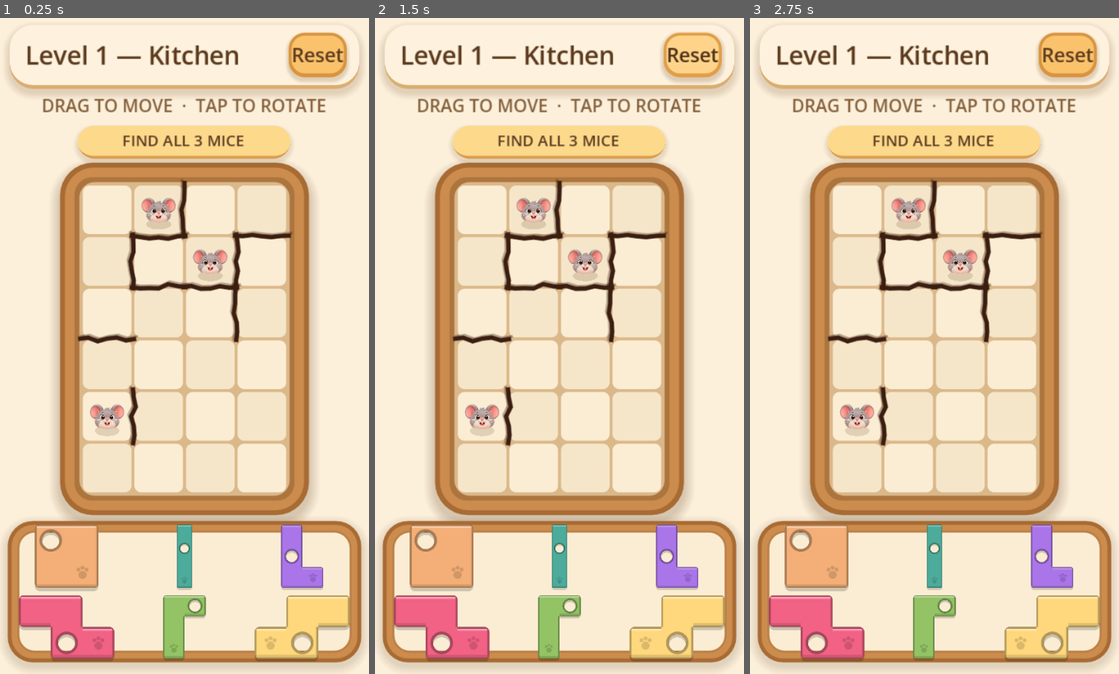
Above: before the commit, frames 1-3 (left to right).
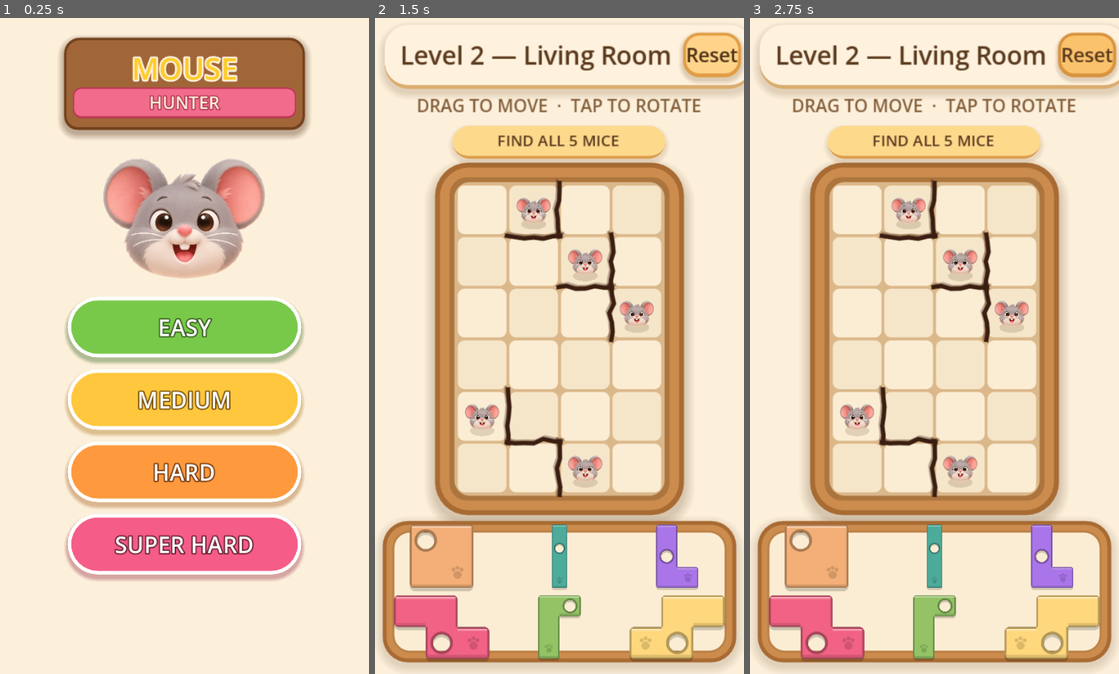
Above: after the commit, the same moments.

Repository: y-xin12/Mouse-Hunter
Game: Godot game, scene res://scenes/main.tscn
Same seed, same stepped clock (60 frames per second), same inputs: the game is played once before the commit and once after it.
Inputs (mouse positions are in pixels of both pictures, inside the frame that each line leads up to):
- Up to frame 1 (0.25 s): no input
- Up to frame 2 (1.5 s): click (559, 398) at 0.5 s, where only the run after the commit has a clickable "MEDIUM"; click "Reset" at 1.25 s
- Up to frame 3 (2.75 s): move the mouse to (1015, 313) at 2.02 s; tap R at 2.1 s; click (1015, 313) at 2.17 s

The runs differ from the first frame. In frame 1, 61% of the frame differs, in the area x 1-99%, y 2-100%; in frame 2, 3.6%; in frame 3, 3.6%.

Commit message:
Home Screen

Diff:
--- a/project.godot
+++ b/project.godot
@@ -21,7 +21,7 @@
 window/size/viewport_height=1280
 window/stretch/mode="canvas_items"
 window/stretch/aspect="expand"
-window/stretch/scale=1.8900000000000001
+window/stretch/scale=1.89
 window/handheld/orientation=1
 
 [physics]
--- a/scenes/main.tscn
+++ b/scenes/main.tscn
@@ -1,8 +1,9 @@
-[gd_scene load_steps=10 format=3]
+[gd_scene load_steps=25 format=3]
 
 [ext_resource type="Script" path="res://scripts/game_manager.gd" id="1_gm"]
 [ext_resource type="PackedScene" path="res://scenes/puzzle_board.tscn" id="2_board"]
 [ext_resource type="Script" path="res://scripts/tray_backdrop.gd" id="3_tray"]
+[ext_resource type="Texture2D" path="res://assets/Mice/mouse.png" id="4_mouse"]
 
 [sub_resource type="StyleBoxFlat" id="StyleBoxFlat_topbar"]
 bg_color = Color(0.995, 0.95, 0.87, 1)
@@ -83,6 +84,201 @@
 corner_radius_bottom_right = 16
 
 
+[sub_resource type="StyleBoxFlat" id="StyleBoxFlat_logo_wood"]
+bg_color = Color(0.63, 0.4, 0.22, 1)
+border_width_left = 5
+border_width_top = 5
+border_width_right = 5
+border_width_bottom = 6
+border_color = Color(0.45, 0.26, 0.12, 1)
+corner_radius_top_left = 30
+corner_radius_top_right = 30
+corner_radius_bottom_left = 26
+corner_radius_bottom_right = 26
+shadow_color = Color(0.3, 0.16, 0.06, 0.35)
+shadow_size = 14
+shadow_offset = Vector2(0, 7)
+
+[sub_resource type="StyleBoxFlat" id="StyleBoxFlat_logo_ribbon"]
+bg_color = Color(0.95, 0.42, 0.55, 1)
+border_width_left = 3
+border_width_top = 3
+border_width_right = 3
+border_width_bottom = 4
+border_color = Color(0.74, 0.22, 0.35, 1)
+corner_radius_top_left = 16
+corner_radius_top_right = 16
+corner_radius_bottom_left = 16
+corner_radius_bottom_right = 16
+
+[sub_resource type="StyleBoxFlat" id="StyleBoxFlat_easy"]
+bg_color = Color(0.47, 0.79, 0.29, 1)
+border_width_left = 7
+border_width_top = 7
+border_width_right = 7
+border_width_bottom = 7
+border_color = Color(1, 1, 1, 1)
+corner_radius_top_left = 58
+corner_radius_top_right = 58
+corner_radius_bottom_left = 58
+corner_radius_bottom_right = 58
+shadow_color = Color(0.15, 0.35, 0.05, 0.35)
+shadow_size = 8
+shadow_offset = Vector2(0, 7)
+
+[sub_resource type="StyleBoxFlat" id="StyleBoxFlat_easy_hover"]
+bg_color = Color(0.55, 0.86, 0.36, 1)
+border_width_left = 7
+border_width_top = 7
+border_width_right = 7
+border_width_bottom = 7
+border_color = Color(1, 1, 1, 1)
+corner_radius_top_left = 58
+corner_radius_top_right = 58
+corner_radius_bottom_left = 58
+corner_radius_bottom_right = 58
+shadow_color = Color(0.15, 0.35, 0.05, 0.35)
+shadow_size = 10
+shadow_offset = Vector2(0, 8)
+
+[sub_resource type="StyleBoxFlat" id="StyleBoxFlat_easy_pressed"]
+bg_color = Color(0.4, 0.7, 0.22, 1)
+border_width_left = 7
+border_width_top = 7
+border_width_right = 7
+border_width_bottom = 7
+border_color = Color(0.93, 0.98, 0.88, 1)
+corner_radius_top_left = 58
+corner_radius_top_right = 58
+corner_radius_bottom_left = 58
+corner_radius_bottom_right = 58
+
+[sub_resource type="StyleBoxFlat" id="StyleBoxFlat_medium"]
+bg_color = Color(1, 0.78, 0.24, 1)
+border_width_left = 7
+border_width_top = 7
+border_width_right = 7
+border_width_bottom = 7
+border_color = Color(1, 1, 1, 1)
+corner_radius_top_left = 58
+corner_radius_top_right = 58
+corner_radius_bottom_left = 58
+corner_radius_bottom_right = 58
+shadow_color = Color(0.62, 0.4, 0.02, 0.35)
+shadow_size = 8
+shadow_offset = Vector2(0, 7)
+
+[sub_resource type="StyleBoxFlat" id="StyleBoxFlat_medium_hover"]
+bg_color = Color(1, 0.85, 0.4, 1)
+border_width_left = 7
+border_width_top = 7
+border_width_right = 7
+border_width_bottom = 7
+border_color = Color(1, 1, 1, 1)
+corner_radius_top_left = 58
+corner_radius_top_right = 58
+corner_radius_bottom_left = 58
+corner_radius_bottom_right = 58
+shadow_color = Color(0.62, 0.4, 0.02, 0.35)
+shadow_size = 10
+shadow_offset = Vector2(0, 8)
+
+[sub_resource type="StyleBoxFlat" id="StyleBoxFlat_medium_pressed"]
+bg_color = Color(0.93, 0.68, 0.14, 1)
+border_width_left = 7
+border_width_top = 7
+border_width_right = 7
+border_width_bottom = 7
+border_color = Color(1, 0.97, 0.88, 1)
+corner_radius_top_left = 58
+corner_radius_top_right = 58
+corner_radius_bottom_left = 58
+corner_radius_bottom_right = 58
+
+[sub_resource type="StyleBoxFlat" id="StyleBoxFlat_hard"]
+bg_color = Color(1, 0.6, 0.24, 1)
+border_width_left = 7
+border_width_top = 7
+border_width_right = 7
+border_width_bottom = 7
+border_color = Color(1, 1, 1, 1)
+corner_radius_top_left = 58
+corner_radius_top_right = 58
+corner_radius_bottom_left = 58
+corner_radius_bottom_right = 58
+shadow_color = Color(0.6, 0.28, 0.02, 0.35)
+shadow_size = 8
+shadow_offset = Vector2(0, 7)
+
+[sub_resource type="StyleBoxFlat" id="StyleBoxFlat_hard_hover"]
+bg_color = Color(1, 0.68, 0.34, 1)
+border_width_left = 7
+border_width_top = 7
+border_width_right = 7
+border_width_bottom = 7
+border_color = Color(1, 1, 1, 1)
+corner_radius_top_left = 58
+corner_radius_top_right = 58
+corner_radius_bottom_left = 58
+corner_radius_bottom_right = 58
+shadow_color = Color(0.6, 0.28, 0.02, 0.35)
+shadow_size = 10
+shadow_offset = Vector2(0, 8)
+
+[sub_resource type="StyleBoxFlat" id="StyleBoxFlat_hard_pressed"]
+bg_color = Color(0.93, 0.52, 0.16, 1)
+border_width_left = 7
+border_width_top = 7
+border_width_right = 7
+border_width_bottom = 7
+border_color = Color(1, 0.95, 0.88, 1)
+corner_radius_top_left = 58
+corner_radius_top_right = 58
+corner_radius_bottom_left = 58
+corner_radius_bottom_right = 58
+
+[sub_resource type="StyleBoxFlat" id="StyleBoxFlat_super_hard"]
+bg_color = Color(0.96, 0.36, 0.53, 1)
+border_width_left = 7
+border_width_top = 7
+border_width_right = 7
+border_width_bottom = 7
+border_color = Color(1, 1, 1, 1)
+corner_radius_top_left = 58
+corner_radius_top_right = 58
+corner_radius_bottom_left = 58
+corner_radius_bottom_right = 58
+shadow_color = Color(0.55, 0.1, 0.22, 0.35)
+shadow_size = 8
+shadow_offset = Vector2(0, 7)
+
+[sub_resource type="StyleBoxFlat" id="StyleBoxFlat_super_hard_hover"]
+bg_color = Color(0.99, 0.45, 0.61, 1)
+border_width_left = 7
+border_width_top = 7
+border_width_right = 7
+border_width_bottom = 7
+border_color = Color(1, 1, 1, 1)
+corner_radius_top_left = 58
+corner_radius_top_right = 58
+corner_radius_bottom_left = 58
+corner_radius_bottom_right = 58
+shadow_color = Color(0.55, 0.1, 0.22, 0.35)
+shadow_size = 10
+shadow_offset = Vector2(0, 8)
+
+[sub_resource type="StyleBoxFlat" id="StyleBoxFlat_super_hard_pressed"]
+bg_color = Color(0.87, 0.28, 0.44, 1)
+border_width_left = 7
+border_width_top = 7
+border_width_right = 7
+border_width_bottom = 7
+border_color = Color(1, 0.92, 0.95, 1)
+corner_radius_top_left = 58
+corner_radius_top_right = 58
+corner_radius_bottom_left = 58
+corner_radius_bottom_right = 58
+
 [node name="Main" type="Node2D"]
 script = ExtResource("1_gm")
 
@@ -93,11 +289,15 @@
 unique_name_in_owner = true
 script = ExtResource("3_tray")
 
-[node name="Pieces" type="Node2D" parent="."]
+[node name="PiecesLayer" type="CanvasLayer" parent="."]
+layer = 2
+
+[node name="Pieces" type="Node2D" parent="PiecesLayer"]
 unique_name_in_owner = true
 
 [node name="HUD" type="CanvasLayer" parent="."]
 unique_name_in_owner = true
+layer = 1
 
 [node name="TopBar" type="PanelContainer" parent="HUD"]
 unique_name_in_owner = true
@@ -173,7 +373,10 @@
 horizontal_alignment = 1
 vertical_alignment = 1
 
-[node name="WinPanel" type="PanelContainer" parent="HUD"]
+[node name="WinLayer" type="CanvasLayer" parent="."]
+layer = 3
+
+[node name="WinPanel" type="PanelContainer" parent="WinLayer"]
 unique_name_in_owner = true
 anchor_left = 0.5
 anchor_top = 0.5
@@ -186,33 +389,33 @@
 visible = false
 theme_override_styles/panel = SubResource("StyleBoxFlat_win")
 
-[node name="Margin" type="MarginContainer" parent="HUD/WinPanel"]
+[node name="Margin" type="MarginContainer" parent="WinLayer/WinPanel"]
 theme_override_constants/margin_left = 24
 theme_override_constants/margin_top = 22
 theme_override_constants/margin_right = 24
 theme_override_constants/margin_bottom = 22
 
-[node name="VBox" type="VBoxContainer" parent="HUD/WinPanel/Margin"]
+[node name="VBox" type="VBoxContainer" parent="WinLayer/WinPanel/Margin"]
 theme_override_constants/separation = 16
 
-[node name="WinLabel" type="Label" parent="HUD/WinPanel/Margin/VBox"]
+[node name="WinLabel" type="Label" parent="WinLayer/WinPanel/Margin/VBox"]
 unique_name_in_owner = true
 theme_override_colors/font_color = Color(0.36, 0.23, 0.12, 1)
 theme_override_font_sizes/font_size = 34
 text = "Level Complete!"
 horizontal_alignment = 1
 
-[node name="WinSubtitle" type="Label" parent="HUD/WinPanel/Margin/VBox"]
+[node name="WinSubtitle" type="Label" parent="WinLayer/WinPanel/Margin/VBox"]
 unique_name_in_owner = true
 theme_override_colors/font_color = Color(0.46, 0.32, 0.18, 1)
 theme_override_font_sizes/font_size = 22
 text = "You found all the mice!"
 horizontal_alignment = 1
 
-[node name="Buttons" type="HBoxContainer" parent="HUD/WinPanel/Margin/VBox"]
+[node name="Buttons" type="HBoxContainer" parent="WinLayer/WinPanel/Margin/VBox"]
 theme_override_constants/separation = 16
 
-[node name="RestartButton" type="Button" parent="HUD/WinPanel/Margin/VBox/Buttons"]
+[node name="RestartButton" type="Button" parent="WinLayer/WinPanel/Margin/VBox/Buttons"]
 unique_name_in_owner = true
 size_flags_horizontal = 3
 theme_override_colors/font_color = Color(0.36, 0.23, 0.12, 1)
@@ -225,7 +428,7 @@
 theme_override_styles/focus = SubResource("StyleBoxFlat_button")
 text = "Restart"
 
-[node name="NextButton" type="Button" parent="HUD/WinPanel/Margin/VBox/Buttons"]
+[node name="NextButton" type="Button" parent="WinLayer/WinPanel/Margin/VBox/Buttons"]
 unique_name_in_owner = true
 size_flags_horizontal = 3
 theme_override_colors/font_color = Color(0.36, 0.23, 0.12, 1)
@@ -237,3 +440,150 @@
 theme_override_styles/pressed = SubResource("StyleBoxFlat_button_pressed")
 theme_override_styles/focus = SubResource("StyleBoxFlat_button")
 text = "Next Level"
+
+[node name="MenuLayer" type="CanvasLayer" parent="."]
+layer = 4
+
+[node name="HomePanel" type="Control" parent="MenuLayer"]
+unique_name_in_owner = true
+
+[node name="Background" type="ColorRect" parent="MenuLayer/HomePanel"]
+anchor_right = 1.0
+anchor_bottom = 1.0
+color = Color(0.99, 0.94, 0.86, 1)
+
+[node name="LogoPanel" type="PanelContainer" parent="MenuLayer/HomePanel"]
+anchor_left = 0.5
+anchor_right = 0.5
+offset_left = -235.0
+offset_top = 40.0
+offset_right = 235.0
+offset_bottom = 220.0
+theme_override_styles/panel = SubResource("StyleBoxFlat_logo_wood")
+
+[node name="LogoMargin" type="MarginContainer" parent="MenuLayer/HomePanel/LogoPanel"]
+theme_override_constants/margin_left = 12
+theme_override_constants/margin_top = 6
+theme_override_constants/margin_right = 12
+theme_override_constants/margin_bottom = 8
+
+[node name="LogoVBox" type="VBoxContainer" parent="MenuLayer/HomePanel/LogoPanel/LogoMargin"]
+theme_override_constants/separation = -2
+alignment = 1
+
+[node name="TitleLabel" type="Label" parent="MenuLayer/HomePanel/LogoPanel/LogoMargin/LogoVBox"]
+theme_override_colors/font_color = Color(1, 0.8, 0.16, 1)
+theme_override_colors/font_outline_color = Color(0.99, 0.94, 0.86, 1)
+theme_override_constants/outline_size = 14
+theme_override_font_sizes/font_size = 58
+text = "MOUSE"
+horizontal_alignment = 1
+
+[node name="Ribbon" type="PanelContainer" parent="MenuLayer/HomePanel/LogoPanel/LogoMargin/LogoVBox"]
+theme_override_styles/panel = SubResource("StyleBoxFlat_logo_ribbon")
+
+[node name="RibbonMargin" type="MarginContainer" parent="MenuLayer/HomePanel/LogoPanel/LogoMargin/LogoVBox/Ribbon"]
+theme_override_constants/margin_left = 22
+theme_override_constants/margin_top = 2
+theme_override_constants/margin_right = 22
+theme_override_constants/margin_bottom = 4
+
+[node name="SubtitleLabel" type="Label" parent="MenuLayer/HomePanel/LogoPanel/LogoMargin/LogoVBox/Ribbon/RibbonMargin"]
+theme_override_colors/font_color = Color(1, 0.94, 0.84, 1)
+theme_override_colors/font_outline_color = Color(0.66, 0.18, 0.3, 1)
+theme_override_constants/outline_size = 8
+theme_override_font_sizes/font_size = 34
+text = "HUNTER"
+horizontal_alignment = 1
+
+[node name="MouseArt" type="TextureRect" parent="MenuLayer/HomePanel"]
+anchor_left = 0.5
+anchor_right = 0.5
+offset_left = -225.0
+offset_top = 220.0
+offset_right = 225.0
+offset_bottom = 556.0
+mouse_filter = 2
+texture = ExtResource("4_mouse")
+expand_mode = 1
+stretch_mode = 5
+
+[node name="EasyButton" type="Button" parent="MenuLayer/HomePanel"]
+unique_name_in_owner = true
+anchor_left = 0.5
+anchor_right = 0.5
+offset_left = -228.0
+offset_top = 545.0
+offset_right = 228.0
+offset_bottom = 663.0
+theme_override_colors/font_color = Color(1, 1, 1, 1)
+theme_override_colors/font_hover_color = Color(1, 1, 1, 1)
+theme_override_colors/font_pressed_color = Color(1, 1, 1, 1)
+theme_override_colors/font_outline_color = Color(0.2, 0.35, 0.1, 1)
+theme_override_constants/outline_size = 10
+theme_override_font_sizes/font_size = 44
+theme_override_styles/normal = SubResource("StyleBoxFlat_easy")
+theme_override_styles/hover = SubResource("StyleBoxFlat_easy_hover")
+theme_override_styles/pressed = SubResource("StyleBoxFlat_easy_pressed")
+theme_override_styles/focus = SubResource("StyleBoxFlat_easy")
+text = "EASY"
+
+[node name="MediumButton" type="Button" parent="MenuLayer/HomePanel"]
+unique_name_in_owner = true
+anchor_left = 0.5
+anchor_right = 0.5
+offset_left = -228.0
+offset_top = 686.0
+offset_right = 228.0
+offset_bottom = 804.0
+theme_override_colors/font_color = Color(1, 1, 1, 1)
+theme_override_colors/font_hover_color = Color(1, 1, 1, 1)
+theme_override_colors/font_pressed_color = Color(1, 1, 1, 1)
+theme_override_colors/font_outline_color = Color(0.45, 0.3, 0.02, 1)
+theme_override_constants/outline_size = 10
+theme_override_font_sizes/font_size = 44
+theme_override_styles/normal = SubResource("StyleBoxFlat_medium")
+theme_override_styles/hover = SubResource("StyleBoxFlat_medium_hover")
+theme_override_styles/pressed = SubResource("StyleBoxFlat_medium_pressed")
+theme_override_styles/focus = SubResource("StyleBoxFlat_medium")
+text = "MEDIUM"
+
+[node name="HardButton" type="Button" parent="MenuLayer/HomePanel"]
+unique_name_in_owner = true
+anchor_left = 0.5
+anchor_right = 0.5
+offset_left = -228.0
+offset_top = 827.0
+offset_right = 228.0
+offset_bottom = 945.0
+theme_override_colors/font_color = Color(1, 1, 1, 1)
+theme_override_colors/font_hover_color = Color(1, 1, 1, 1)
+theme_override_colors/font_pressed_color = Color(1, 1, 1, 1)
+theme_override_colors/font_outline_color = Color(0.45, 0.2, 0.02, 1)
+theme_override_constants/outline_size = 10
+theme_override_font_sizes/font_size = 44
+theme_override_styles/normal = SubResource("StyleBoxFlat_hard")
+theme_override_styles/hover = SubResource("StyleBoxFlat_hard_hover")
+theme_override_styles/pressed = SubResource("StyleBoxFlat_hard_pressed")
+theme_override_styles/focus = SubResource("StyleBoxFlat_hard")
+text = "HARD"
+
+[node name="SuperHardButton" type="Button" parent="MenuLayer/HomePanel"]
+unique_name_in_owner = true
+anchor_left = 0.5
+anchor_right = 0.5
+offset_left = -228.0
+offset_top = 968.0
+offset_right = 228.0
+offset_bottom = 1086.0
+theme_override_colors/font_color = Color(1, 1, 1, 1)
+theme_override_colors/font_hover_color = Color(1, 1, 1, 1)
+theme_override_colors/font_pressed_color = Color(1, 1, 1, 1)
+theme_override_colors/font_outline_color = Color(0.4, 0.1, 0.18, 1)
+theme_override_constants/outline_size = 10
+theme_override_font_sizes/font_size = 44
+theme_override_styles/normal = SubResource("StyleBoxFlat_super_hard")
+theme_override_styles/hover = SubResource("StyleBoxFlat_super_hard_hover")
+theme_override_styles/pressed = SubResource("StyleBoxFlat_super_hard_pressed")
+theme_override_styles/focus = SubResource("StyleBoxFlat_super_hard")
+text = "SUPER HARD"
--- a/scripts/game_manager.gd
+++ b/scripts/game_manager.gd
@@ -16,6 +16,13 @@
 const SCREEN_MARGIN := 8.0
 const Z_PLACED := 5
 const Z_DRAGGING := 100
+## Starting level for each home-screen difficulty button (Easy, Medium, Hard,
+## Super Hard). Level 4 (index 3) is reached by playing on from Hard.
+const DIFFICULTY_LEVELS := [0, 1, 2, 4]
+## Width of the home-screen design space. The menu is authored at this width
+## and scaled to the real canvas (project stretch/scale makes the canvas
+## narrower than the 720 px design), so it keeps the reference proportions.
+const MENU_DESIGN_WIDTH := 720.0
 
 @onready var board: BoardController = %Board
 @onready var pieces_root: Node2D = %Pieces
@@ -26,6 +33,7 @@
 @onready var win_panel: Control = %WinPanel
 @onready var win_subtitle: Label = %WinSubtitle
 @onready var next_button: Button = %NextButton
+@onready var home_panel: Control = %HomePanel
 
 var level: LevelDefinition
 var level_index := 0
@@ -44,6 +52,8 @@
 var press_time := 0.0
 var moved_far := false
 var won := false
+## True while the home/title screen is covering the game; blocks gameplay input.
+var menu_open := true
 
 
 func _ready() -> void:
@@ -51,7 +61,26 @@
 	reset_button.pressed.connect(_reset_level)
 	%RestartButton.pressed.connect(_reset_level)
 	next_button.pressed.connect(_next_level)
+	%EasyButton.pressed.connect(_on_difficulty_selected.bind(0))
+	%MediumButton.pressed.connect(_on_difficulty_selected.bind(1))
+	%HardButton.pressed.connect(_on_difficulty_selected.bind(2))
+	%SuperHardButton.pressed.connect(_on_difficulty_selected.bind(3))
 	_load_level(0)
+	_show_home()
+
+
+func _show_home() -> void:
+	## Cover the game with the title/difficulty screen and swallow input.
+	menu_open = true
+	home_panel.visible = true
+
+
+func _on_difficulty_selected(button_index: int) -> void:
+	## Difficulty buttons are start points: they load that level directly.
+	var start_level: int = DIFFICULTY_LEVELS[button_index]
+	menu_open = false
+	home_panel.visible = false
+	_load_level(start_level)
 
 
 func _load_level(index: int) -> void:
@@ -111,7 +140,18 @@
 			Vector2(usable.size.x, max(usable.end.y - tray_top - 4.0, 40.0)))
 	if tray_backdrop != null:
 		tray_backdrop.set_rect(tray_rect)
+	_layout_home(vp_x, vp_y)
 	_refresh_all_pieces()
+
+
+func _layout_home(vp_x: float, vp_y: float) -> void:
+	## Scale the 720 px-wide home design to the real canvas and stretch its
+	## background to the full canvas height so it always covers the screen.
+	if home_panel == null:
+		return
+	var menu_scale: float = vp_x / MENU_DESIGN_WIDTH
+	home_panel.scale = Vector2(menu_scale, menu_scale)
+	home_panel.size = Vector2(MENU_DESIGN_WIDTH, vp_y / menu_scale)
 
 
 func _refresh_all_pieces() -> void:
@@ -153,6 +193,8 @@
 # ---------------------------------------------------------------------------
 
 func _unhandled_input(event: InputEvent) -> void:
+	if menu_open:
+		return
 	if event is InputEventMouseButton and event.button_index == MOUSE_BUTTON_LEFT:
 		if event.pressed:
 			_on_press(event.position)
--- a/tests/resolution_check.gd
+++ b/tests/resolution_check.gd
@@ -19,6 +19,9 @@
 
 const BASE_SIZE := Vector2(720, 1280)
 const TOLERANCE := 0.6
+## project.godot's display/window/stretch/scale (content_scale_factor). The
+## stretch settings are mirrored onto the root window manually below.
+const STRETCH_SCALE := 1.89
 
 const RESOLUTIONS := [
 	Vector2i(720, 1280),   # base portrait phone (project design size)
@@ -65,6 +68,7 @@
 	root.content_scale_mode = Window.CONTENT_SCALE_MODE_CANVAS_ITEMS
 	root.content_scale_aspect = Window.CONTENT_SCALE_ASPECT_EXPAND
 	root.content_scale_size = BASE_SIZE
+	root.content_scale_factor = STRETCH_SCALE
 
 
 func _set_window_size(sz: Vector2i) -> bool:
@@ -88,7 +92,8 @@
 	_check(ok, "window resized to %d x %d" % [res.x, res.y])
 
 	# canvas_items + expand math: uniform scale, canvas = window / scale.
-	var dev_scale: float = min(res.x / BASE_SIZE.x, res.y / BASE_SIZE.y)
+	var dev_scale: float = min(res.x / BASE_SIZE.x, res.y / BASE_SIZE.y) \
+			* STRETCH_SCALE
 	var expected_canvas: Vector2 = Vector2(res) / dev_scale
 	var canvas: Vector2 = root.get_visible_rect().size
 	_check(canvas.distance_to(expected_canvas) < TOLERANCE,
@@ -105,6 +110,7 @@
 	await process_frame
 	await process_frame
 	gm = main
+	gm._on_difficulty_selected(0)
 	_layout_checks(canvas)
 	_input_checks()
 	main.queue_free()
@@ -195,6 +201,7 @@
 	await process_frame
 	await process_frame
 	gm = main
+	gm._on_difficulty_selected(0)
 	var small_cell: float = gm.board.cell_px
 
 	await _set_window_size(Vector2i(1440, 2960))
--- a/tests/smoke_test.gd
+++ b/tests/smoke_test.gd
@@ -39,6 +39,11 @@
 	_check(LevelLoader.level_count() == 5, "5 levels discovered")
 	_check(gm.level.mice.size() == 3, "level 1 has 3 mice")
 	_check(gm.level_label.text == "Level 1 — Kitchen", "level label text")
+	_check(gm.menu_open and gm.home_panel.visible, "home screen shown on boot")
+	gm.home_panel.get_node("EasyButton").pressed.emit()
+	_check(not gm.home_panel.visible and not gm.menu_open,
+			"difficulty button closes the home screen")
+	_check(gm.level_index == 0, "easy starts at level 1")
 
 	# --- Validator unit checks ------------------------------------------
 	var piece: PuzzlePiece = gm.pieces[0]  # square
@@ -233,6 +238,10 @@
 	gm._next_level()
 	_check(gm.level.id == "kitchen_001", "next wraps back to level 1")
 
+	# --- Home screen difficulty mapping -----------------------------------
+	gm.home_panel.get_node("SuperHardButton").pressed.emit()
+	_check(gm.level_index == 4, "super hard starts at the last level")
+
 	print("== %d failure(s) ==" % failures)
 	quit(1 if failures > 0 else 0)
 
